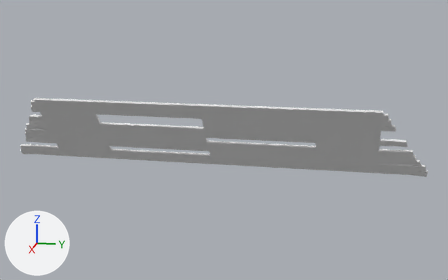
Two versions of the FBX model csgo_addons/surf_castle/models/ramps/jail/jail.fbx, one commit apart.
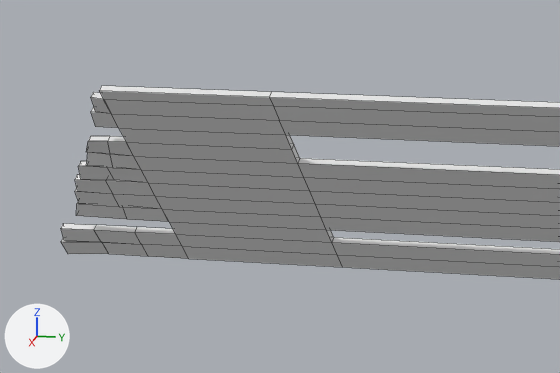
The first picture shows the older version from a camera (50 mm lens) standing at (29.8, -1.7, 5.6) and looking at (-1.6, -8.0, -2.2). The close-ups show both versions on the part from 0% to 42% of the width and 25% to 69% of the height of that picture; other places that the commit changed are outside them. The lights are fixed; the arrows at lower left show +X, +Y and +Z. The close-ups show mesh edges as thin lines. Where no turn or scale is listed for an object, it has been applied to the vertices.

The scene before the commit, as lines of its bpy script (objects in view):
```python
me_lev_ramp_005 = bpy.data.meshes.new('lev_ramp.005')
me_lev_ramp_005.from_pydata(...)  # 372 vertices, 338 faces; spans x -3.0..0.1, y -20.4..2.6, z -4.0..0.0
me_lev_ramp_005.materials.append(mat_wooden_plnaks)  # its picture is missing
ob_lev_ramp_009 = bpy.data.objects.new('lev_ramp.009', me_lev_ramp_005)
ob_lev_ramp_009.location = (0.0, 0.0, 0.0)
```
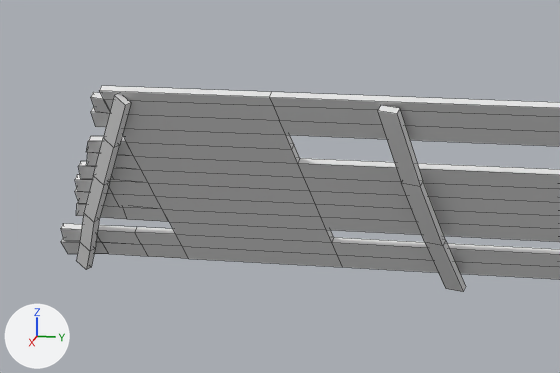
The change, as JSON lines over the scene's bpy script:
```json
{"op": "add", "block": "me_lev_ramp_036", "code": ["me_lev_ramp_036 = bpy.data.meshes.new('lev_ramp.036')", "me_lev_ramp_036.from_pydata(...)  # 40 vertices, 36 faces; spans x -3.04..0.2, y -8.45..-0.38, z -4.44..-0.26", "me_lev_ramp_036.materials.append(mat_wooden_plnaks)  # its picture is missing"]}
{"op": "add", "block": "ob_lev_ramp_040", "code": ["ob_lev_ramp_040 = bpy.data.objects.new('lev_ramp.040', me_lev_ramp_036)", "ob_lev_ramp_040.location = (-0.01, -11.85, 0.15)"]}
```

What differs and where, as boxes [x1, y1, x2, y2] in the close-ups (560 x 373 px):
```json
{"object": "lev_ramp.040", "change": "added", "after": [76, 94, 466, 292]}
```
